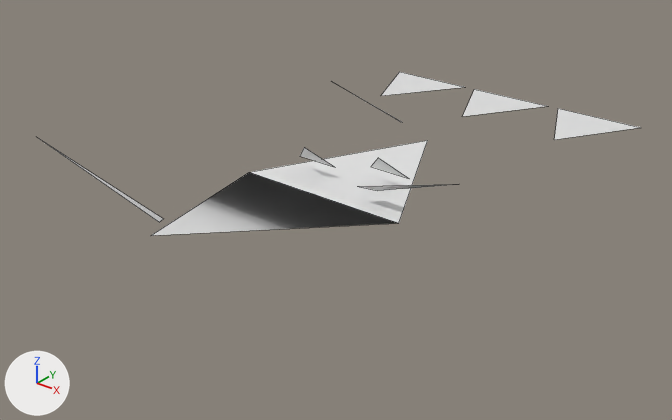
The OBJ model GameData/Meshes/Designs/voidborn/voidborn_freighter_mk2_31.obj as it was, and as the next commit left it.
Rendered twice from a 50 mm lens placed at (7.5, -9.01, 5.46), pointed at (0.09, 0.25, -0.28). Arrows for +X, +Y and +Z are at lower left; the lights stay in place. The first picture is the older version. Mesh edges are drawn as thin lines. Where no turn or scale is listed for an object, it has been applied to the vertices. Vertices at exactly the same position are counted once.

Script lines for the objects in view, before the commit:
```python
me_voidborn_freighter_mk2_31 = bpy.data.meshes.new('voidborn_freighter_mk2_31')
me_voidborn_freighter_mk2_31.from_pydata(...)  # 28 vertices, 10 faces; spans x -2.83..2.42, y -3.0..5.36, z 0.0..0.95
ob_voidborn_freighter_mk2_31 = bpy.data.objects.new('voidborn_freighter_mk2_31', me_voidborn_freighter_mk2_31)
ob_voidborn_freighter_mk2_31.location = (0.0, 0.0, 0.0)
```
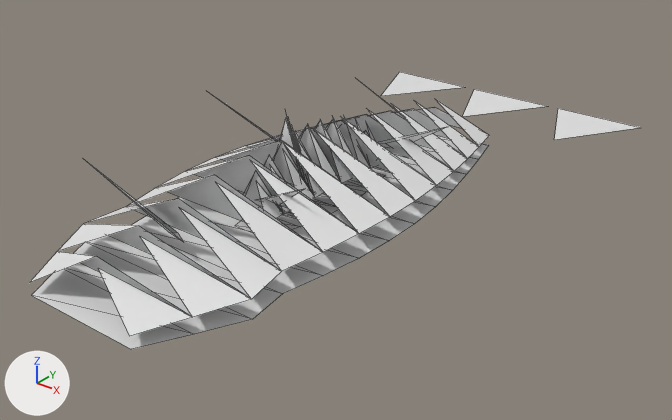
Diff of the bpy script that builds the scene:
```diff
--- a/GameData/Meshes/Designs/voidborn/voidborn_freighter_mk2_31.obj.py
+++ b/GameData/Meshes/Designs/voidborn/voidborn_freighter_mk2_31.obj.py
@@ me_voidborn_freighter_mk2_31 @@
 # used by ob_voidborn_freighter_mk2_31; location = (0.0, 0.0, 0.0)
-me_voidborn_freighter_mk2_31.from_pydata(...)  # 28 vertices, 10 faces; spans x -2.83..2.42, y -3.0..5.36, z 0.0..0.95
+me_voidborn_freighter_mk2_31.from_pydata(...)  # 209 vertices, 155 faces; spans x -2.42..2.42, y -4.08..5.36, z 0.0..1.47
+# me_voidborn_freighter_mk2_31 part 1: the loose piece of 4 vertices spanning x -1.34..1.34, y -3.0..2.7, z 0.0..0.6 is rebuilt with 50 vertices and now spans x -1.53..1.53, y -4.08..3.12, z 0.16..1.07
+# me_voidborn_freighter_mk2_31 part 2: the loose piece of 3 vertices spanning x -2.83..-0.71, y -2.47..-2.04, z 0.16..0.95 is deleted
+# me_voidborn_freighter_mk2_31 part 3: the loose piece of 3 vertices spanning x 0.56..2.25, y -0.07..0.36, z 0.16..0.84 is deleted
+# me_voidborn_freighter_mk2_31 part 4
+# 130 vertices are added at x -1.82..1.53, y -4.08..3.12, z 0.0..1.47
+# 14 new vertices lie (0.58, 0.0, 0.0) away from vertices in x -0.29, y -1.39..1.15, z 0.0..0.43
+# 114 new faces join them
+# other edits to the shape of me_voidborn_freighter_mk2_31 do not show in these pictures
```

What differs and where, as boxes [x1, y1, x2, y2] in the pictures (672 x 420 px):
'voidborn_freighter_mk2_31', reshaped (68% taller): before [41, 72, 641, 236]; after [29, 72, 641, 349]
part 1 of me_voidborn_freighter_mk2_31, rebuilt (66% wider, 144% taller): before [151, 140, 428, 236]; after [29, 100, 489, 336]
part 2 of me_voidborn_freighter_mk2_31, deleted: before [41, 140, 163, 222]
part 3 of me_voidborn_freighter_mk2_31, deleted: before [358, 184, 458, 191]
part 4 of me_voidborn_freighter_mk2_31, added: after [32, 82, 488, 349]
